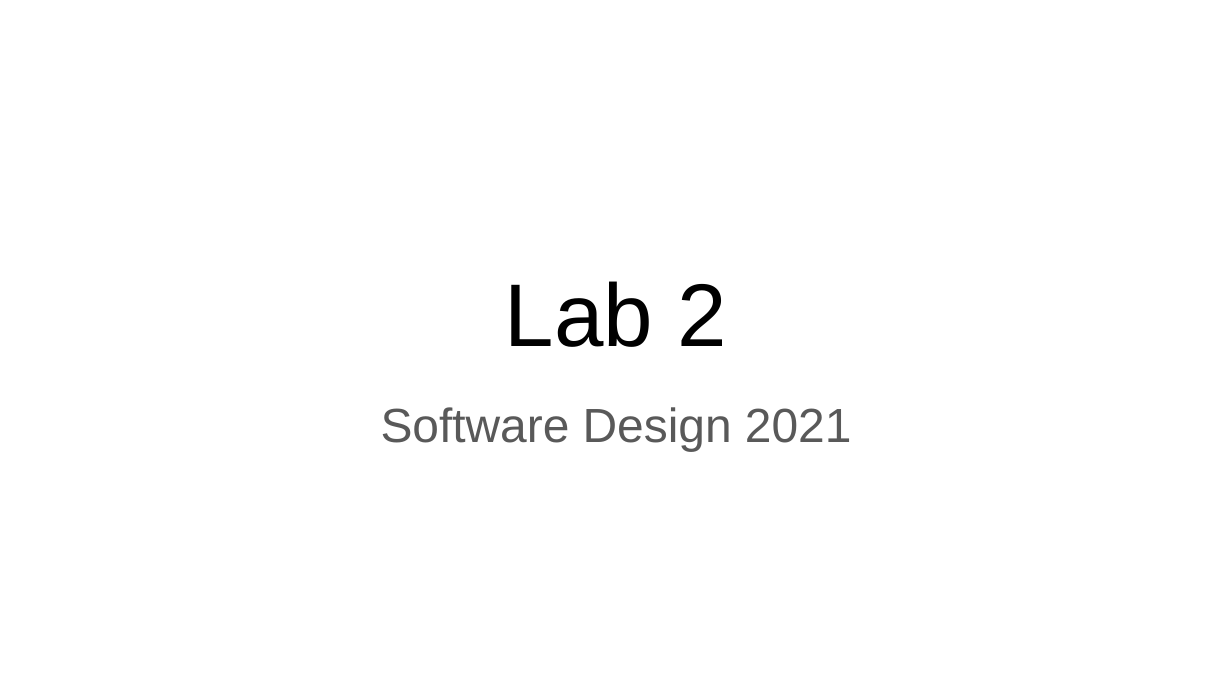
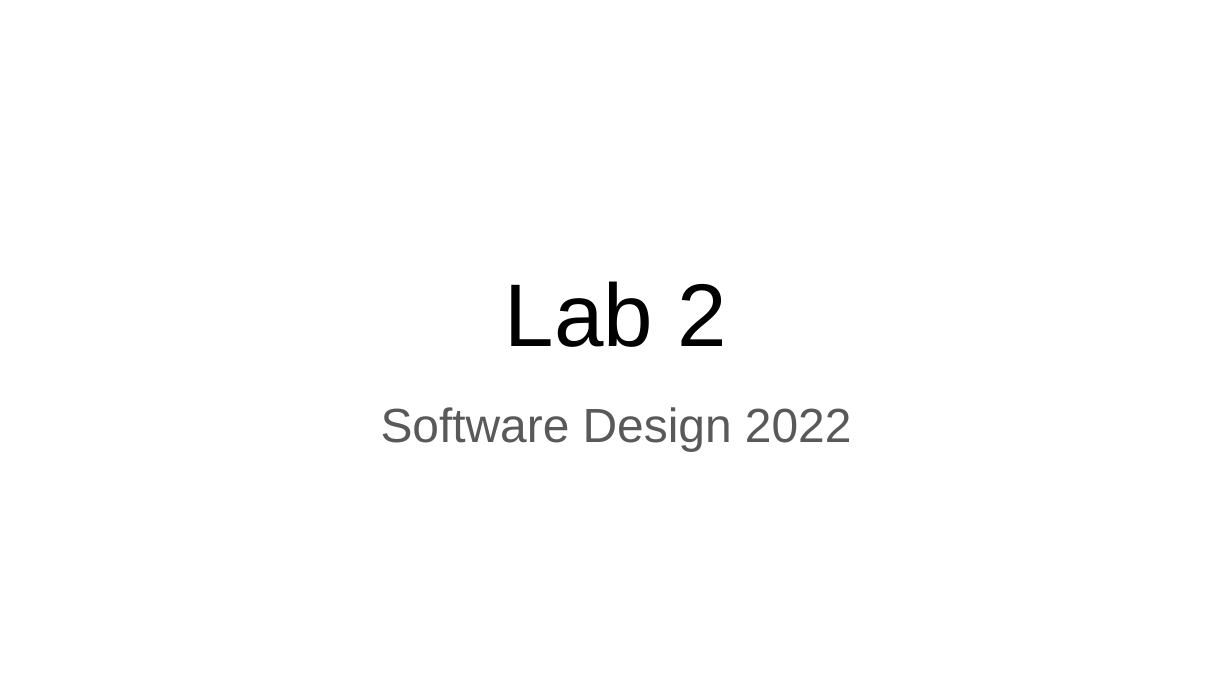
Before and after one commit to coroveiandrei/UTCNSoftwareDesignLab, a slide deck: slide 1 of lab2/Slides.pptx. Drawn at 1232x693 pixels with LibreOffice and Linux fonts; fonts in the diff are those of the drawing. Boxes give left, top, right and bottom in pixels: in the first picture for what was removed or moved away, otherwise in the second. Text is boxed around its words. In the diff, an @@ line names an element or a change of style, - is before the commit and + after.

Commit message:
Added lab2 ppt

```diff
--- a/lab2/Slides.pptx
+++ b/lab2/Slides.pptx
@@ subtitle at (381,407,852,451): text changed @@
-Software Design 2021
+Software Design 2022
```
Also in this commit, not shown: 2 other slides changed, 8 slides added, 15 slides removed.
